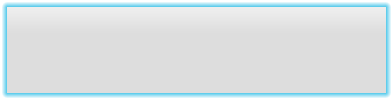
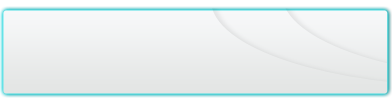
Two versions of the same layered image (392x104). Layer-by-layer changes:
removed layer "Calque 2" over (7, 7, 386, 93)
added group "Groupe 1" with 2 layers above "menu1_2neutral" over (211, 2, 392, 83)
added layer "Forme 2" (10%) in group "Groupe 1" over (211, 2, 392, 83)
added layer "Forme 2 copie" (10%) in group "Groupe 1" over (282, 2, 392, 65)
added layer "Forme 1" above "Calque 1" over (3, 10, 388, 94)
